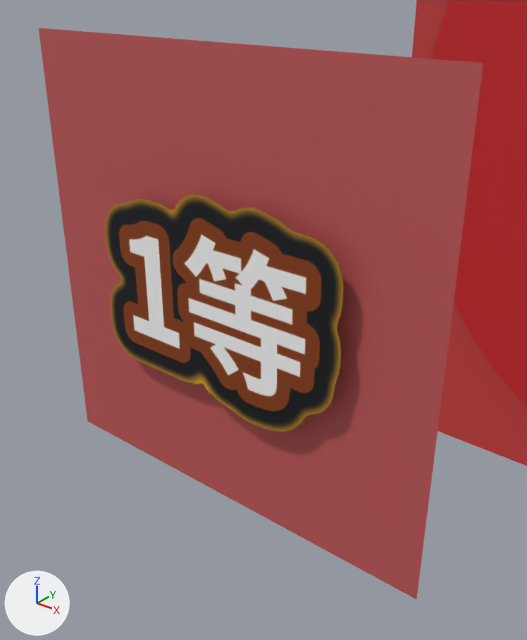
The glTF model public/presets/daruma/daruma_1tou_3d.glb as it was, and as the next commit left it.
The view is the same before and after, from a 50 mm lens placed at (0.00088, -0.78093, 0.12059), pointed at (0.00008, -0.77993, 0.11997). The axes (+X, +Y, +Z) are drawn at lower left. The lights are the same throughout. The picture after the commit comes second. Where no turn or scale is listed for an object, it has been applied to the vertices. Vertices at exactly the same position are counted once.

The first picture shows 'badge_1等', 'daruma_face'.
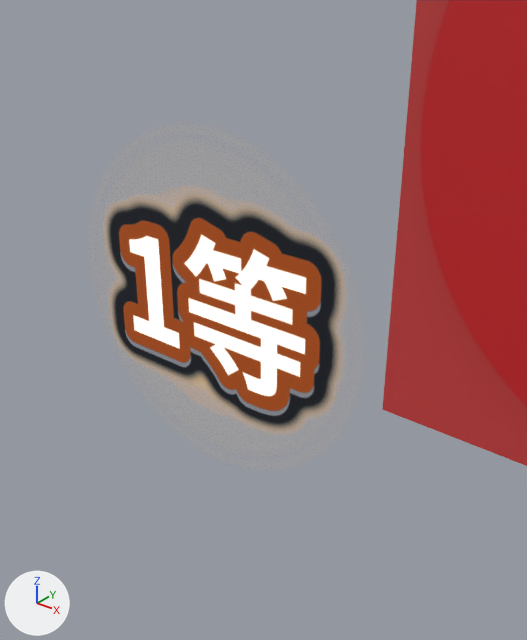
Where the change shows, as pixel boxes (x1, y1, x2, y2) in the pictures (527 x 640 px):
'badge_1等', surface changed, reshaped (lighter): before (39, 28, 483, 599); after (107, 197, 340, 429)
part 1 of me_plane_003, deleted (red): before (39, 28, 483, 599)

Edits to the bpy script that builds the scene:
```text
Change mat_badge_1等_front:
    remove # nodes: BsdfPrincipled, Math x2, OutputMaterial, TexImage
    nodes: BsdfPrincipled, OutputMaterial, TexImage x2
Change me_plane_003:
    used by ob_badge_1等; location = (0.0, -0.78, 0.12)
    verts and faces of me_plane_003; kept vertices keep their numbers, new ones are numbered from 8
    before: 4 (-0.000475, 0.000035, -0.000475) at pixel (87, 421), 5 (0.000475, 0.000035, -0.000475) at pixel (416, 599), 6 (-0.000475, 0.000035, 0.000475) at pixel (38, 27), 7 (0.000475, 0.000035, 0.000475) at pixel (483, 62)
    remove me_plane_003.from_pydata(...)  # 8 vertices, 12 faces; spans x -0.000475..0.000475, y 0.0..0.000035, z -0.000475..0.000475
    add me_plane_003.from_pydata(...)  # 8 vertices, 10 faces; spans x -0.000475..0.000475, y 0.0..0.000035, z -0.000475..0.000475
    me_plane_003 part 1
    add delete_faces([(4, 6, 7), (4, 7, 5)])
    remove me_plane_003.materials.append(mat_badge_1等_rim)  # red #c45959
```
